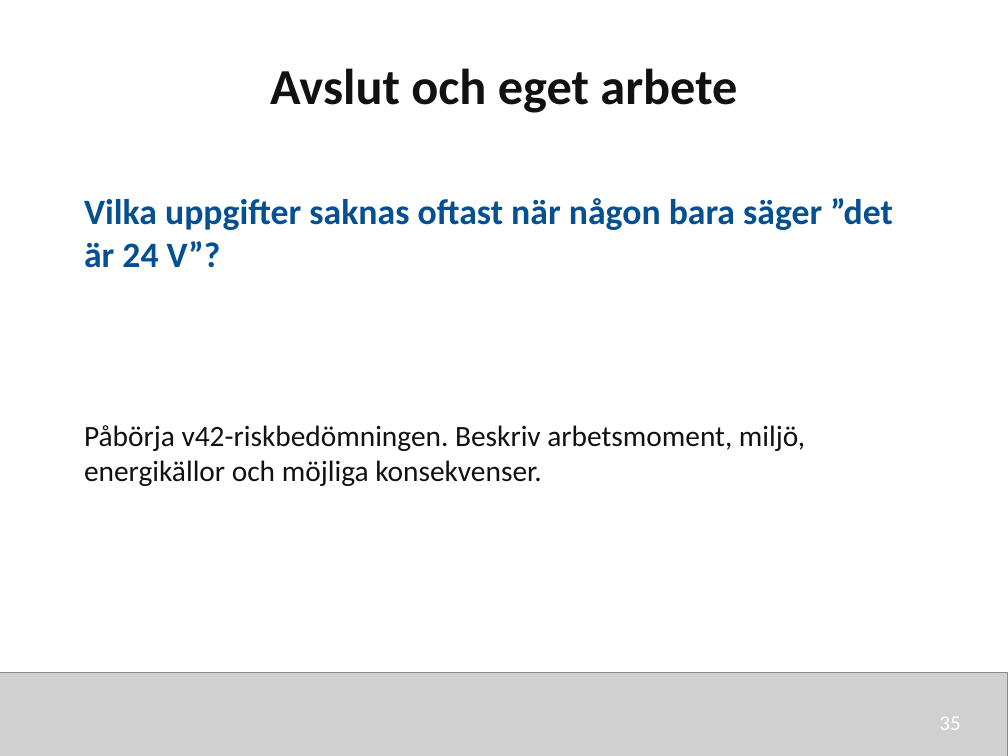
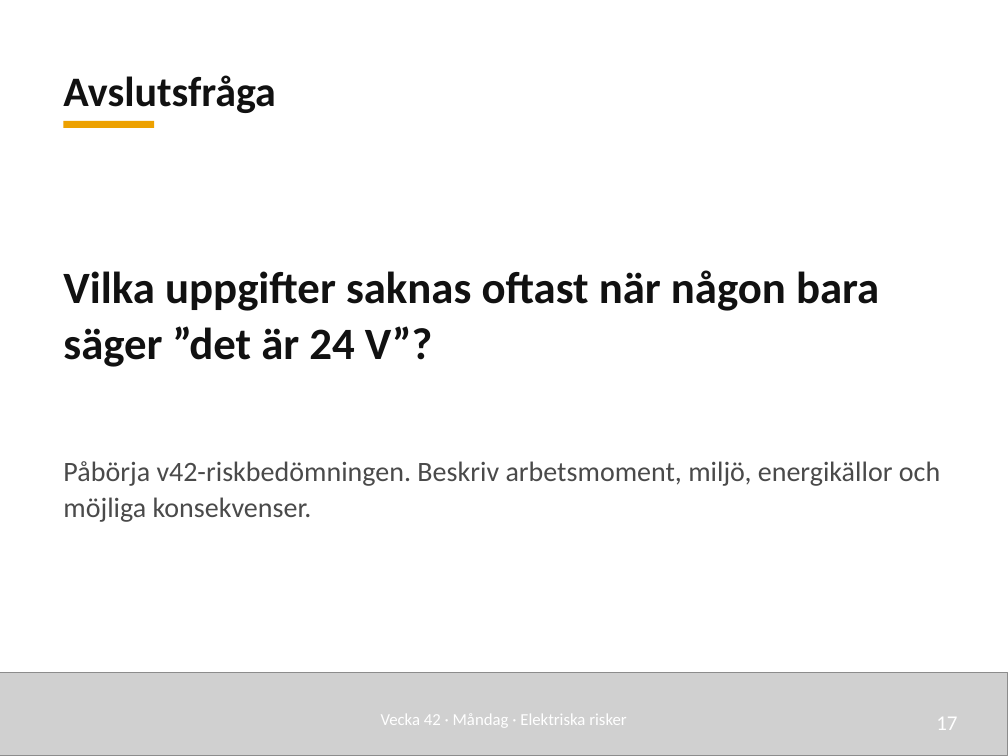
Before and after one commit to nj22az/nj22az.github.io, a slide deck: slide 17 of sjoskolan/vecka-42/aktuell/v42_01_Elektriska_risker_elev.pptx (slide 35 before the commit). Drawn at 1008x756 pixels with LibreOffice and Linux fonts; fonts in the diff are those of the drawing; grey boxes stand for pictures. Boxes give left, top, right and bottom in pixels: in the first picture for what was removed or moved away, otherwise in the second. Text is boxed around its words. In the diff, an @@ line names an element or a change of style, - is before the commit and + after.

```diff
--- a/sjoskolan/vecka-42/aktuell/v42_01_Elektriska_risker_elev.pptx
+++ b/sjoskolan/vecka-42/aktuell/v42_01_Elektriska_risker_elev.pptx
@@ text added at box(63, 75, 275, 113), 30 pt, text #111111, bold @@
+Avslutsfråga
@@ text removed at box(270, 68, 737, 113) @@
-Avslut och eget arbete
@@ rectangle added at box(64, 121, 154, 128), fill #EDA100 @@
@@ text "Vilka uppgifter saknas oftast när ...": place and size @@
-text "Vilka uppgifter saknas oftast när ..." at box(84, 198, 893, 268)
+text "Vilka uppgifter saknas oftast när ..." at box(63, 270, 879, 367)
@@ text "Vilka uppgifter saknas oftast när ..." at box(63, 270, 879, 367): size 25.5 to 32 pt, text colour #064F91 to #111111; line spacing 1 to 1.05; more space between paragraphs; vertical alignment top to middle @@
@@ text "Påbörja v42-riskbedömningen. Beskriv arbetsmoment, miljö, ...": place and size @@
-text "Påbörja v42-riskbedömningen. Beskriv arbetsmoment, miljö, ..." at box(84, 425, 805, 486)
+text "Påbörja v42-riskbedömningen. Beskriv arbetsmoment, miljö, ..." at box(63, 461, 940, 522)
@@ text "Påbörja v42-riskbedömningen. Beskriv arbetsmoment, miljö, ..." at box(63, 461, 940, 522): size 21 to 20 pt, text colour #111111 to #4A4A4A; line spacing 1 to 1.08; more space between paragraphs @@
@@ text added at box(381, 714, 627, 727), 12 pt, text #FFFFFF @@
+Vecka 42 · Måndag · Elektriska risker
@@ text added at box(936, 717, 957, 730), 15 pt, text #FFFFFF @@
+17
@@ text removed at box(939, 717, 960, 730) @@
-35
```
Also in this commit, not shown: 8 other slides changed, 11 slides added, 27 slides removed, 59 other files.
